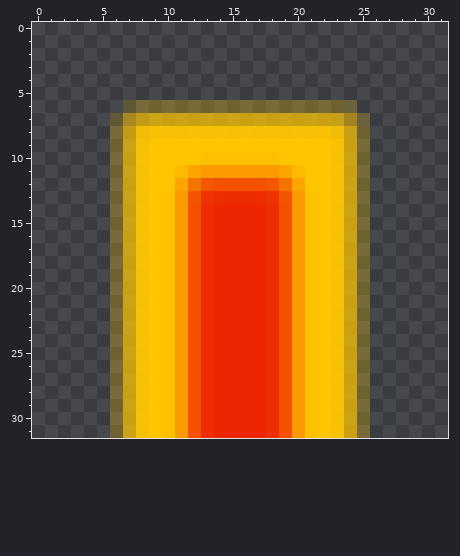
Two versions of one pixel-art sprite, assets/explosion_top.png. The first picture shows the starting point.
The file is 32x32 pixels. Pixels under 10% opacity are left out. Colours within 5 levels of each other are drawn and written as one.
Once edited:
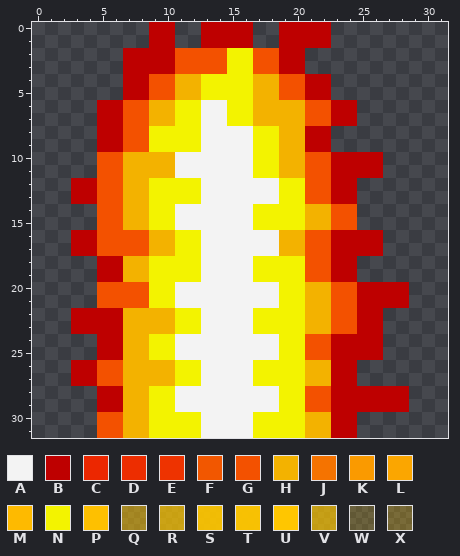
Palette (. is transparent): A #f3f3f3  B #be0000  C #ec2700  D #ed2d00  E #ee3300  F #f25700  G #f35100  H #f3b200  J #f57300  K #fa9a00  L #fba600  M #feba00  N #f3f300  P #fec000  Q #ffc50085  R #ffc600b8  S #ffc600ec  T #ffc600f5  U #ffc600  V #ffc700b1  W #ffc80033  X #ffc80046
Commit message: added powerup pickup, optimized explosions
Diff:
Changed rows in their new state; - is an unchanged pixel.
first column x 3:
 0 ------BB--BBBB--BBBB------
 1 ------BB--BBBB--BBBB------
 2 ----BBBBGGGGNNGGBB--------
 3 ----BBBBGGGGNNGGBB--------
 4 ----BBGGHHNNNNHHGGBB------
 5 ----BBGGHHNNNNHHGGBB------
 6 --BBGGHHNNAANNHHHHGGBB----
 7 --BBGGHHNNAANNHHHHGGBB.---
 8 --BBGGNNNNAAAANNHHBB...---
 9 --BBGGNNNNAAAANNHHBB...---
10 --GGHHHHAAAAAANNHHGGBBBB--
11 --GGHHHHAAAAAANNHHGGBBBB--
12 BBGGHHNNNNAAAAAANNGGBB.---
13 BBGGHHNNNNAAAAAANNGGBB.---
14 --GGHHNNAAAAAANNNNHHGG.---
15 --GGHHNNAAAAAANNNNHHGG.---
16 BBGGGGHHNNAAAAAAHHGGBBBB--
17 BBGGGGHHNNAAAAAAHHGGBBBB--
18 --BBHHNNNNAAAANNNNGGBB.---
19 --BBHHNNNNAAAANNNNGGBB.---
20 --GGGGNNAAAAAAAANNHHGGBBBB
21 --GGGGNNAAAAAAAANNHHGGBBBB
22 BBBBHHHHNNAAAANNNNHHGGBB--
23 BBBBHHHHNNAAAANNNNHHGGBB--
24 --BBHHNNAAAAAAAANNGGBBBB--
25 --BBHHNNAAAAAAAANNGGBBBB--
26 BBGGHHHHNNAAAANNNNHHBB.---
27 BBGGHHHHNNAAAANNNNHHBB.---
28 --BBHHNNAAAAAAAANNGGBBBBBB
29 --BBHHNNAAAAAAAANNGGBBBBBB
30 --GGHHNNNNAAAANNNNHHBB.---
31 --GGHHNNNNAAAANNNNHHBB.---
